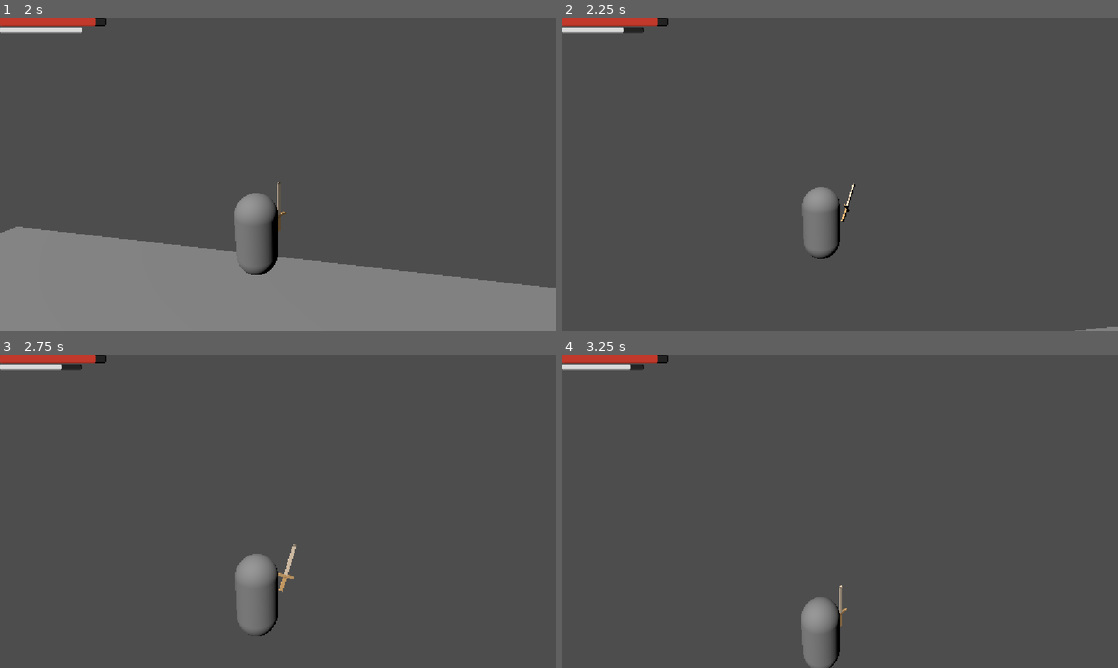
Above: before the commit, frames 1-4 (two rows, left to right).
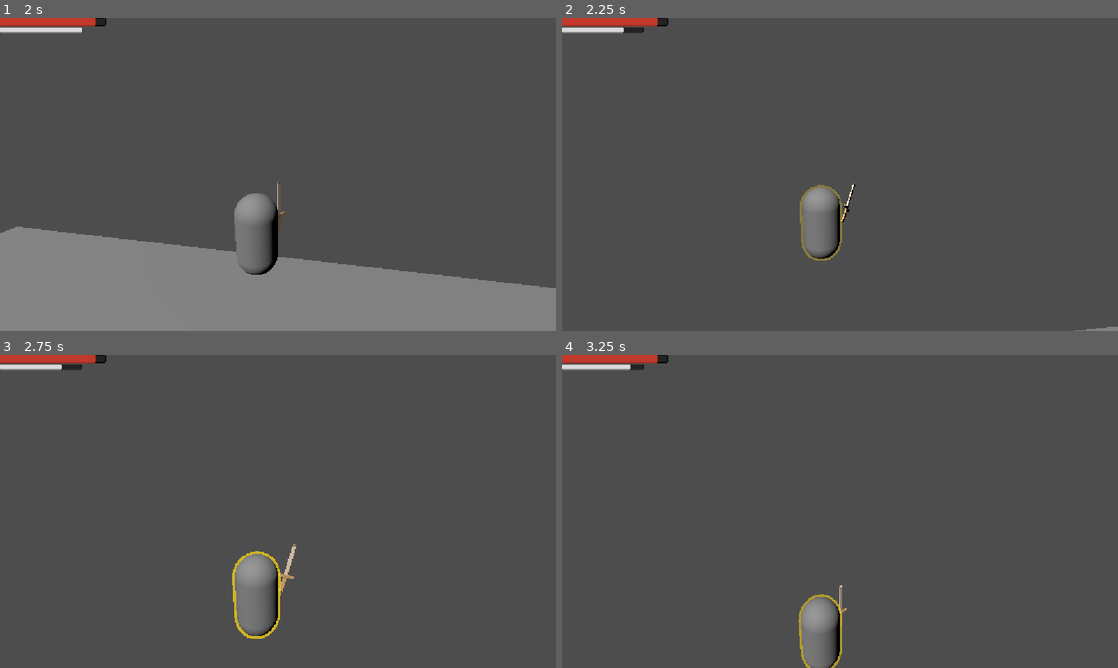
Above: after the commit, the same moments.

Repository: felipeallen20/valero-arpg
Game: Godot game, scene res://scenes/world.tscn
Two runs of this game, one before a commit and one after it. Both use one fixed random seed, a clock stepped at 60 frames per second and the inputs below.
Inputs (mouse positions are in pixels of both pictures, inside the frame that each line leads up to):
- Up to frame 1 (2 s): move the mouse to (305, 174) at 0.52 s; press the mouse at (305, 174) at 0.53 s; hold W (forward) from 0.53 s (still down); tap Space (jump) at 0.77, 1.52 s; move the mouse to (250, 174) at 1.27 s; release the mouse at (250, 174) at 1.28 s; click (250, 174) at 1.35 s
- Up to frame 2 (2.25 s): keep holding W (forward); move the mouse to (851, 168) at 2.02 s; press the mouse at (851, 168) at 2.03 s; tap Shift (dodge) at 2.1 s
- Up to frame 3 (2.75 s): keep holding W (forward)
- Up to frame 4 (3.25 s): keep holding W (forward); move the mouse to (834, 517) at 2.77 s; release the mouse at (834, 517) at 2.78 s; tap Ctrl (sprint) at 2.85 s; tap Space (jump) at 3.02 s; click (834, 517) at 3.05 s

Frame 1 is identical in both runs. In frame 2, 0.2% of the frame differs, in the area x 42-51%, y 53-78%; in frame 3, 0.3%, in the area x 41-51%, y 62-91%; in frame 4, 0.2%.

Commit message:
Combo system feedback and damage feedback

Diff:
--- /dev/null
+++ b/valero/scripts/enemies/UI/damage_number.gd
@@ -0,0 +1,63 @@
+class_name DamageNumber
+extends Label3D
+
+## Número de daño flotante: aparece sobre el objetivo, hace un "pop" de escala,
+## salta hacia arriba y se desvanece. Se crea con DamageNumber.spawn().
+
+const START_HEIGHT := 1.3      # Altura sobre el origen del objetivo donde aparece.
+const RISE_DISTANCE := 1.0     # Metros que sube durante su vida.
+const RISE_TIME := 0.55        # Segundos de la subida.
+const POP_SCALE := 1.6         # Escala inicial (efecto de impacto).
+const POP_TIME := 0.12
+const FADE_TIME := 0.25        # Duración del desvanecido final.
+const POSITION_JITTER := 0.2   # Desplazamiento aleatorio para que no se solapen.
+
+
+func _init() -> void:
+	# Siempre de cara a la cámara, legible sobre cualquier fondo.
+	# Nota: en Label3D de Godot 4.7 la propiedad se llama "billboard" (no
+	# billboard_mode) y el color del texto va con "modulate" (no font_color).
+	billboard = BaseMaterial3D.BILLBOARD_ENABLED
+	font_size = 80
+	pixel_size = 0.005          # 80 * 0.005 ≈ 0.4 m de alto.
+	modulate = Color(0.92, 0.16, 0.14)   # rojo del daño.
+	outline_size = 16
+	outline_modulate = Color(0.0, 0.0, 0.0, 0.85)
+	# El texto no debe recibir luces (falso = unshaded, que es el valor por defecto).
+	shaded = false
+
+
+## Crea y anima un número de daño en la posición de mundo indicada.
+## El nodo se añade a parent (mejor la escena actual, para que el número
+## sobreviva si el enemigo muere justo después del golpe).
+static func spawn(parent: Node, world_position: Vector3, amount: float) -> void:
+	if parent == null:
+		return
+	var number := DamageNumber.new()
+	number.text = str(int(round(amount)))
+	parent.add_child(number)
+	number.global_position = world_position + Vector3(
+		randf_range(-POSITION_JITTER, POSITION_JITTER),
+		START_HEIGHT,
+		randf_range(-POSITION_JITTER, POSITION_JITTER)
+	)
+	number._play()
+
+
+func _play() -> void:
+	scale = Vector3.ONE * POP_SCALE
+	var rise_target := global_position + Vector3(
+		randf_range(-0.1, 0.1),
+		RISE_DISTANCE,
+		randf_range(-0.08, 0.08)
+	)
+
+	# Escala, subida y fundido en paralelo; la liberación espera a todos.
+	var tween := create_tween().set_parallel(true)
+	tween.tween_property(self, "scale", Vector3.ONE, POP_TIME) \
+		.set_trans(Tween.TRANS_BACK).set_ease(Tween.EASE_OUT)
+	tween.tween_property(self, "global_position", rise_target, RISE_TIME) \
+		.set_trans(Tween.TRANS_QUAD).set_ease(Tween.EASE_OUT)
+	tween.tween_property(self, "modulate:a", 0.0, FADE_TIME) \
+		.set_delay(RISE_TIME - FADE_TIME)
+	tween.chain().tween_callback(queue_free)
--- a/valero/scripts/enemies/enemy.gd
+++ b/valero/scripts/enemies/enemy.gd
@@ -179,6 +179,9 @@
 		return
 	health = maxf(health - amount, 0.0)
 	_health_bar.set_ratio(health / max_health)
+	# Número de daño flotante. Se añade a la escena actual (no al enemigo)
+	# para que el golpe letal siga mostrándose aunque el enemigo muera.
+	DamageNumber.spawn(get_tree().current_scene, global_position, amount)
 	if health <= 0.0:
 		_die()
 
--- a/valero/scripts/player/player.gd
+++ b/valero/scripts/player/player.gd
@@ -43,6 +43,12 @@
 
 const DODGE_STAMINA_COST := 25.0
 
+# --- Feedback de combo ---
+const COMBO_OUTLINE_COLOR := Color(1.0, 0.85, 0.1)  # Amarillo del combo.
+const COMBO_OUTLINE_THICKNESS := 0.06               # Grosor del contorno (m).
+const COMBO_FADE_TIME := 0.15                       # Fundido de entrada/salida.
+const COMBO_PULSE_TIME := 0.5                       # Duración de cada pulso.
+
 @onready var stats: PlayerStats = $PlayerStats
 
 var _is_dodging := false
@@ -56,6 +62,13 @@
 # --- Referencias ---
 @onready var _camera_pivot: Node3D = $ThirdPerson
 @onready var _weapon: Weapon = $PracticeSword
+@onready var _model: MeshInstance3D = $Model
+
+# --- Feedback de combo ---
+var _combo_outline: MeshInstance3D
+var _combo_outline_material: StandardMaterial3D
+var _combo_fade_tween: Tween
+var _combo_pulse_tween: Tween
 
 # --- Estado ---
 # Se toma la gravedad del proyecto en lugar de fijar una propia, para respetar
@@ -71,6 +84,68 @@
 	floor_snap_length = 0.3
 	_weapon.wielder = self
 	stats.died.connect(_on_died)
+
+	_setup_combo_outline()
+	_weapon.combo_changed.connect(_on_combo_changed)
+
+
+# --- Feedback de combo ---
+# Crea un "inverted hull": una copia de la malla del modelo, agrandada por sus
+# normales y con las caras traseras visibles. Eso dibuja un contorno alrededor
+# del cuerpo sin tocar el material original.
+# Nota: en Godot 4.7 grow/grow_amount viven en el material (BaseMaterial3D),
+# no en el nodo GeometryInstance3D como en versiones anteriores.
+func _setup_combo_outline() -> void:
+	_combo_outline_material = StandardMaterial3D.new()
+	_combo_outline_material.shading_mode = BaseMaterial3D.SHADING_MODE_UNSHADED
+	_combo_outline_material.albedo_color = Color(COMBO_OUTLINE_COLOR, 0.0)
+	_combo_outline_material.cull_mode = BaseMaterial3D.CULL_FRONT
+	_combo_outline_material.transparency = BaseMaterial3D.TRANSPARENCY_ALPHA
+	_combo_outline_material.no_depth_test = false
+	_combo_outline_material.grow = true
+	_combo_outline_material.grow_amount = COMBO_OUTLINE_THICKNESS
+
+	_combo_outline = MeshInstance3D.new()
+	_combo_outline.mesh = _model.mesh
+	_combo_outline.material_override = _combo_outline_material
+	_combo_outline.cast_shadow = GeometryInstance3D.SHADOW_CASTING_SETTING_OFF
+	_combo_outline.visible = false
+	# Como hijo del modelo, hereda sus giros y desplazamientos.
+	_model.add_child(_combo_outline)
+
+
+func _on_combo_changed(_count: int, active: bool) -> void:
+	_set_combo_outline(active)
+
+
+func _set_combo_outline(active: bool) -> void:
+	# Se mata cualquier tween previo para poder alternar el combo rápido.
+	if _combo_fade_tween:
+		_combo_fade_tween.kill()
+	if _combo_pulse_tween:
+		_combo_pulse_tween.kill()
+
+	if active:
+		_combo_outline.visible = true
+
+	# Fundido de entrada o de salida.
+	_combo_fade_tween = create_tween()
+	_combo_fade_tween.tween_property(
+		_combo_outline_material, "albedo_color:a", 1.0 if active else 0.0, COMBO_FADE_TIME
+	).set_trans(Tween.TRANS_QUAD).set_ease(Tween.EASE_OUT)
+
+	if active:
+		# "Respiración" continua del contorno mientras dura el combo.
+		_combo_pulse_tween = create_tween()
+		_combo_pulse_tween.tween_property(
+			_combo_outline_material, "albedo_color:a", 0.55, COMBO_PULSE_TIME
+		).set_trans(Tween.TRANS_SINE).set_ease(Tween.EASE_IN_OUT)
+		_combo_pulse_tween.tween_property(
+			_combo_outline_material, "albedo_color:a", 1.0, COMBO_PULSE_TIME
+		).set_trans(Tween.TRANS_SINE).set_ease(Tween.EASE_IN_OUT)
+		_combo_pulse_tween.set_loops()
+	else:
+		_combo_fade_tween.tween_callback(_hide_combo_outline)
 
 
 func _physics_process(delta: float) -> void:
@@ -262,3 +337,7 @@
 
 func _on_died() -> void:
 	set_physics_process(false)
+
+
+func _hide_combo_outline() -> void:
+	_combo_outline.visible = false
--- a/valero/scripts/weapons/weapon.gd
+++ b/valero/scripts/weapons/weapon.gd
@@ -17,8 +17,9 @@
 @export var combo_size := 3
 ## Daño extra multiplicativo mientras el combo está activo (0.25 = +25%).
 @export var combo_bonus := 0.25
-## Segundos entre golpes que se toleran antes de perder el combo.
-@export var combo_window := 1.2
+## Segundos de gracia que se toleran tras el último golpe antes de perder el
+## combo. Si el jugador para de atacar, el combo sigue vivo este tiempo.
+@export var combo_window := 5.0
 
 ## Quién empuña el arma (el Player). Así el arma no se daña a sí misma.
 var wielder: Node3D
Not shown, added: valero/scripts/enemies/UI/damage_number.gd.uid
